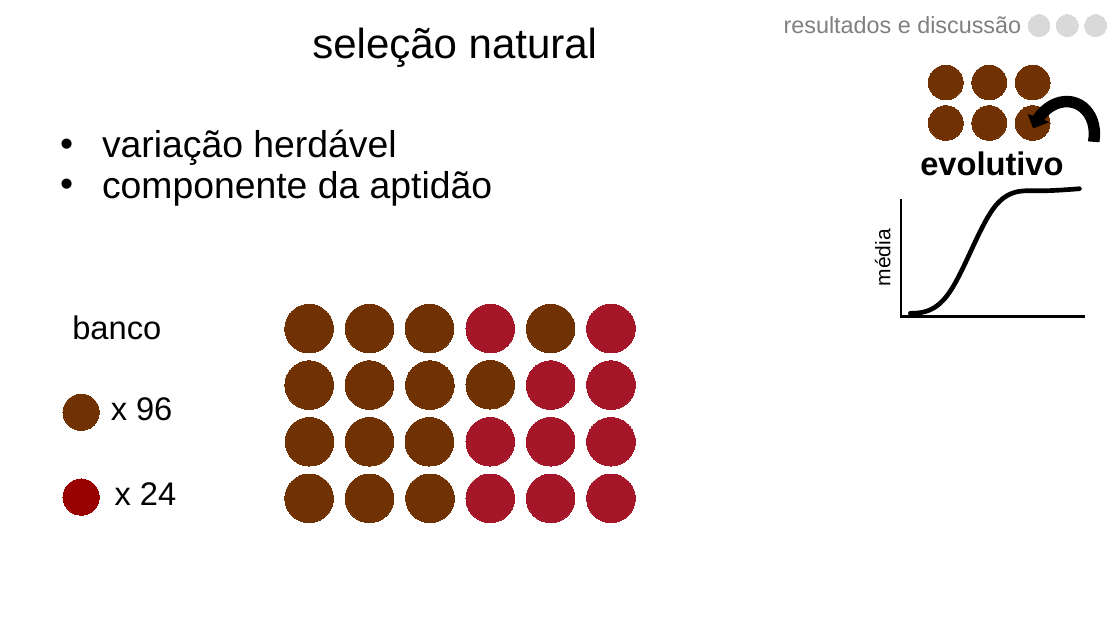
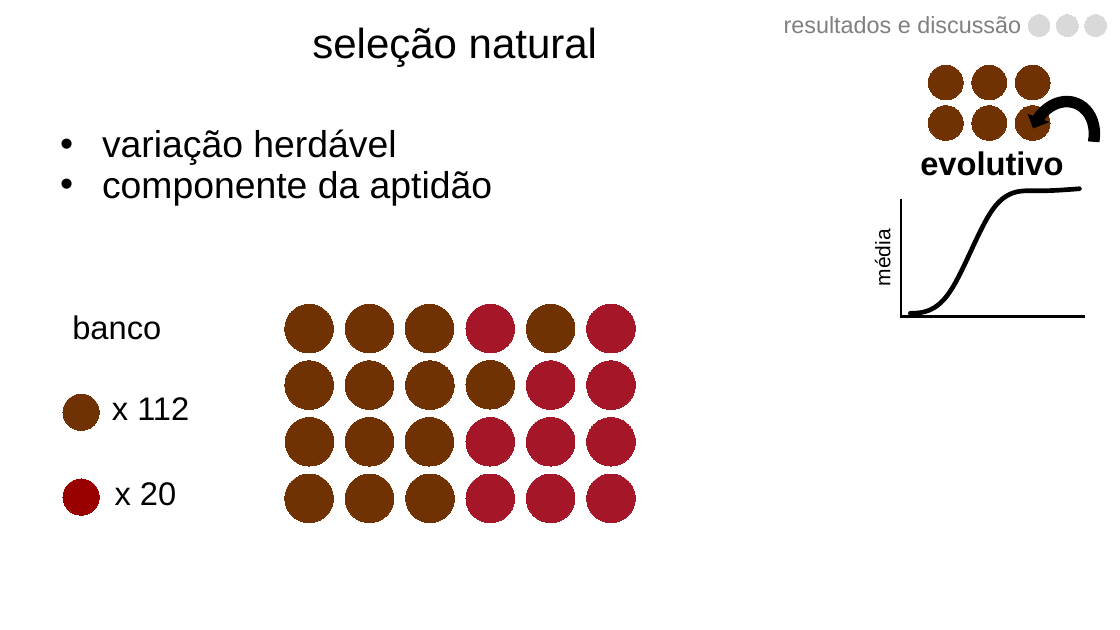
Before and after one commit to luisanovara/dissertacao, a slide deck: slide 181 of DEFESA.pptx (slide 182 before the commit). Drawn at 1120x630 pixels with LibreOffice and Linux fonts; fonts in the diff are those of the drawing. Boxes give left, top, right and bottom in pixels: in the first picture for what was removed or moved away, otherwise in the second. Text is boxed around its words. In the diff, an @@ line names an element or a change of style, - is before the commit and + after.

```diff
--- a/DEFESA.pptx
+++ b/DEFESA.pptx
@@ text at (x1=112, y1=397, x2=189, y2=420): text changed @@
-x 96
+x 112
@@ text at (x1=115, y1=482, x2=176, y2=506): text changed @@
-x 24
+x 20
```
Also in this commit, not shown: 2 other slides changed, 7 slides added.
